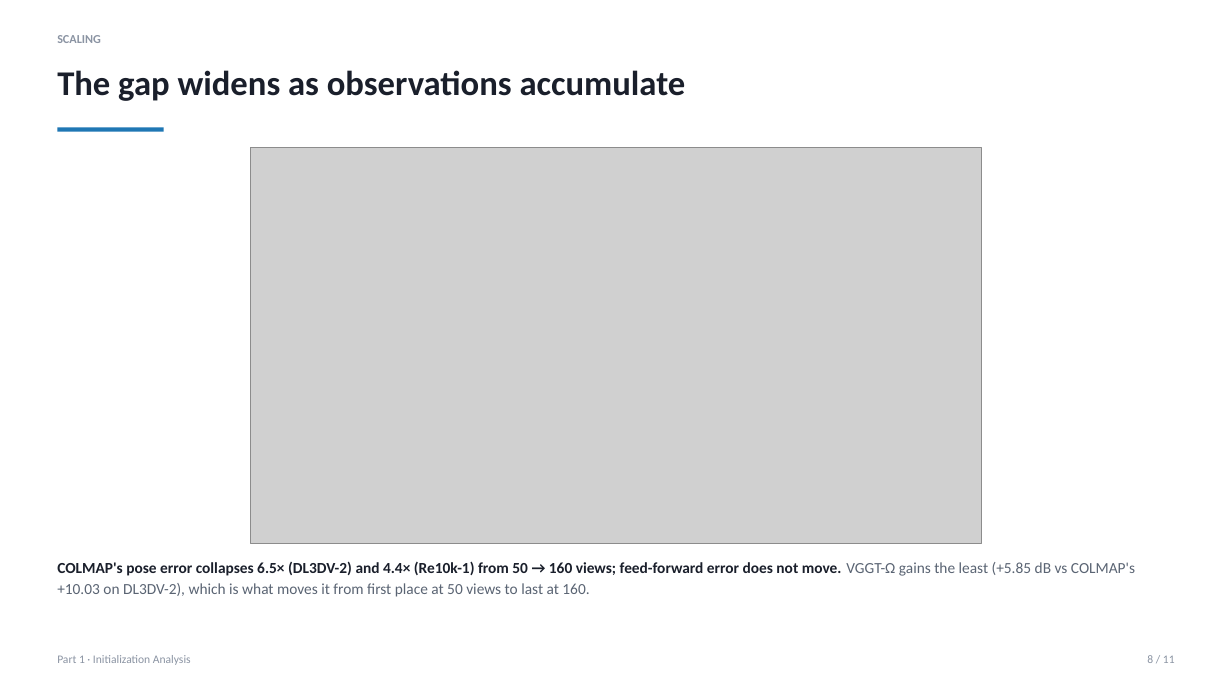
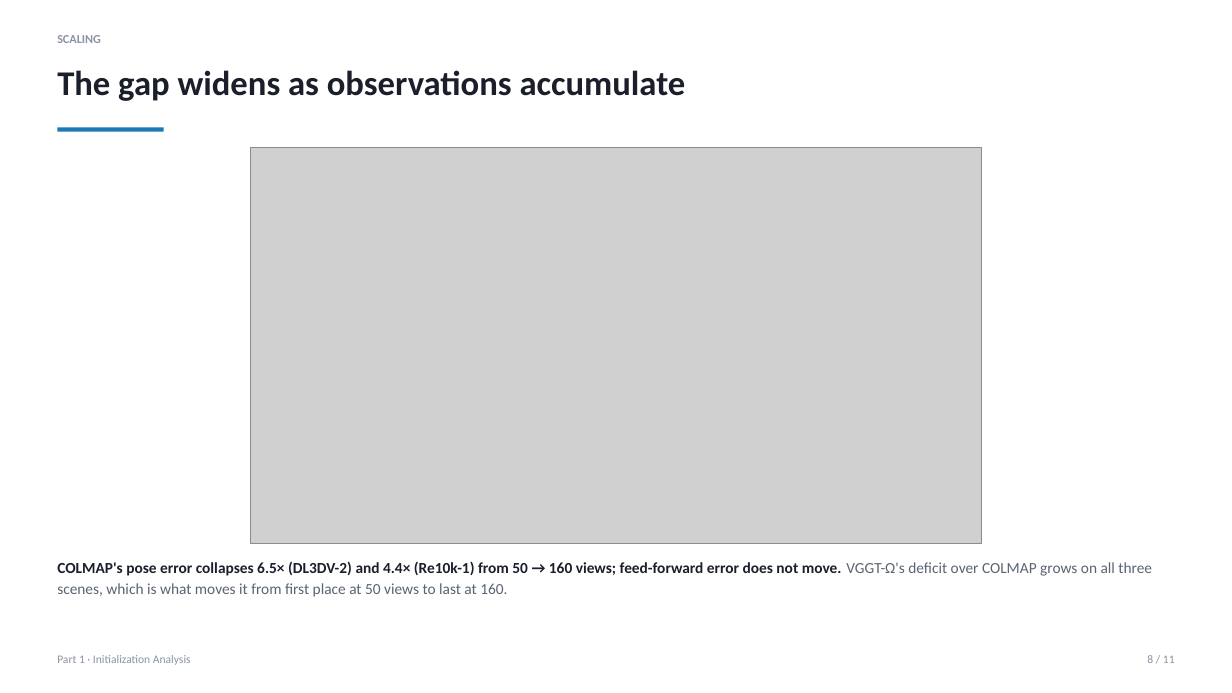
Before and after one commit to limukun6/cv, a slide deck: slide 8 of docs/PART1_SLIDES.pptx. Drawn at 1232x693 pixels with LibreOffice and Linux fonts; fonts in the diff are those of the drawing; grey boxes stand for pictures. Boxes give left, top, right and bottom in pixels: in the first picture for what was removed or moved away, otherwise in the second. Text is boxed around its words. In the diff, an @@ line names an element or a change of style, - is before the commit and + after.

```diff
--- a/docs/PART1_SLIDES.pptx
+++ b/docs/PART1_SLIDES.pptx
@@ text at (57,561,1152,597): text changed; text colour #5A6473 to #1A1F2B; bold on @@
-COLMAP's pose error collapses 6.5× (DL3DV-2) and 4.4× (Re10k-1) from 50 → 160 views; feed-forward error does not move. VGGT-Ω gains the least (+5.85 dB vs COLMAP's +10.03 on DL3DV-2), which is what moves it from first place at 50 views to last at 160.
+COLMAP's pose error collapses 6.5× (DL3DV-2) and 4.4× (Re10k-1) from 50 → 160 views; feed-forward error does not move. VGGT-Ω's deficit over COLMAP grows on all three scenes, which is what moves it from first place at 50 views to last at 160.
```
Also in this commit, not shown: 2 other files.
